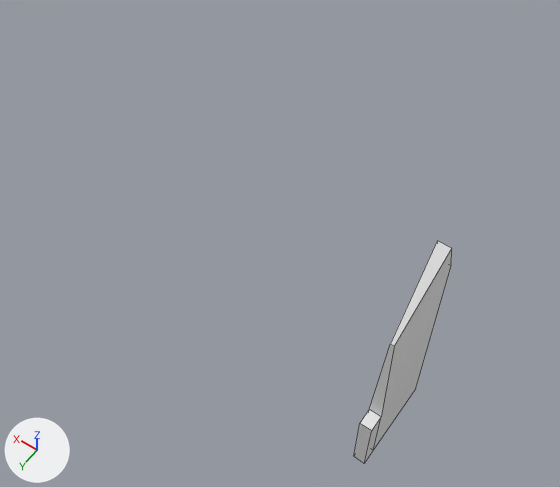
An edit to the Blender file src/ValheimVehicles/Blender/valheim-vehicles-mod.blend, drawn before and after from the same camera.
Camera for both pictures: a camera (50 mm lens) standing at (-0.79, 2.79, 4.88) and looking at (1.93, -1.02, -1.1). Arrows for +X, +Y and +Z are at lower left; the lights stay in place. Mesh edges are drawn as thin lines.

Objects in the first picture: 'rudder_and_joint'.
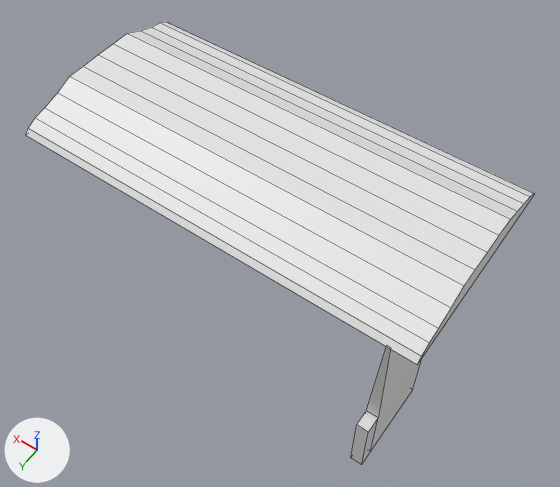
Changed parts and their boxes (x1, y1, x2, y2) in the pictures (560 x 487 px):
'ShipHull-2x4', added: after (26, 22, 534, 364)
'rudder_and_joint', moved: before (354, 241, 452, 464); after (351, 347, 422, 465)

Patch to the scene script:
```diff
--- a/src/ValheimVehicles/Blender/valheim-vehicles-mod.blend.py
+++ b/src/ValheimVehicles/Blender/valheim-vehicles-mod.blend.py
@@ me_cylinder_001 @@
+me_cylinder_001.from_pydata(...)  # 30 vertices, 17 faces; spans x 0.01..4.01, y -2.0..0.0, z -0.01..0.24
@@ ob_rudder_and_joint @@
 ob_rudder_and_joint = bpy.data.objects.new('rudder_and_joint', me_cube_003)
-ob_rudder_and_joint.location = (0.35, -0.104, -2.057)
+ob_rudder_and_joint.location = (0.366, -0.077, -2.057)
 ob_rudder_and_joint.scale = (0.25, 0.25, 0.25)
@@ ob_shiphull_2x4 @@
+ob_shiphull_2x4 = bpy.data.objects.new('ShipHull-2x4', me_cylinder_001)
+ob_shiphull_2x4.location = (0.0, 0.0, 0.0)
```
